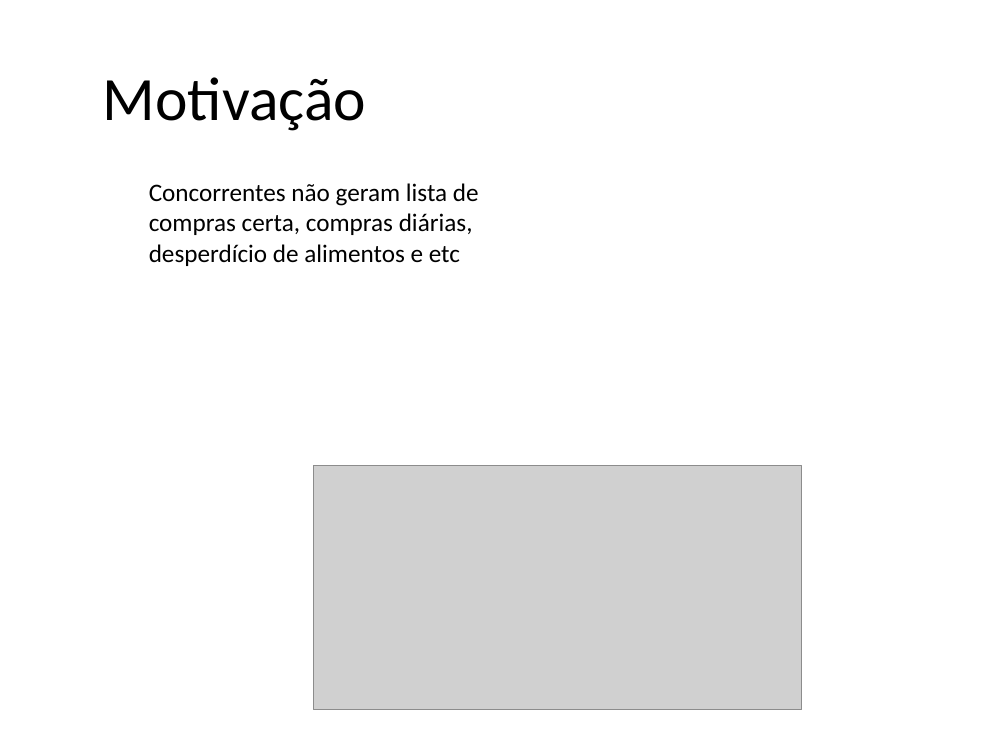
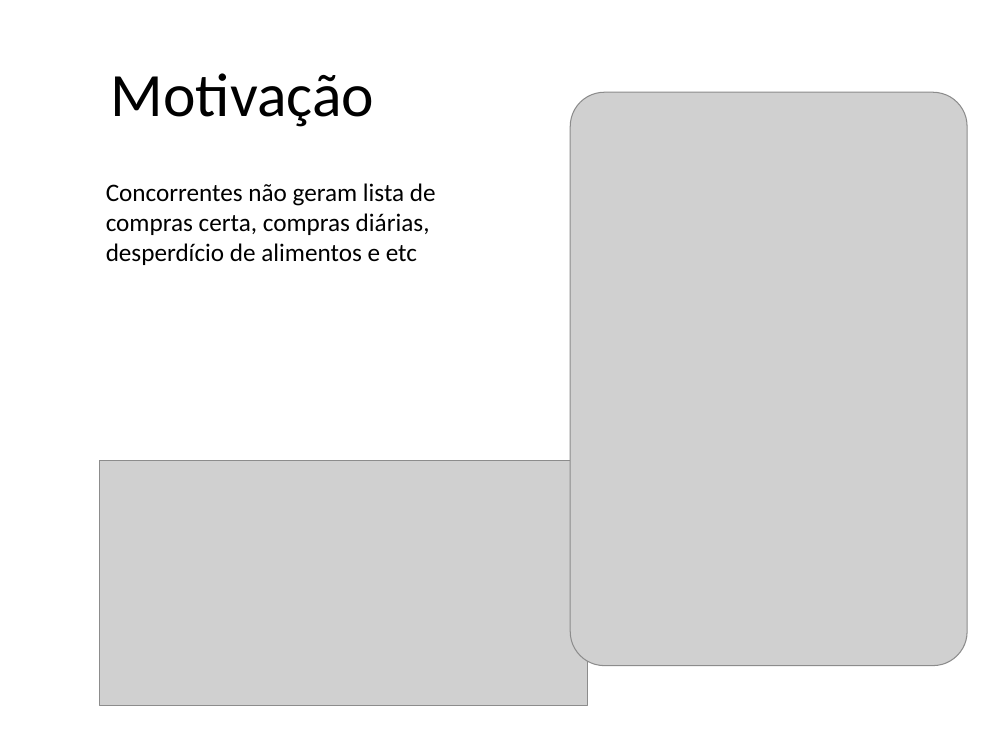
Before and after one commit to ramos1gabriel/tcc-uva, a slide deck: slide 3 of apresentacao_M1/TCC.pptx. Drawn at 1008x756 pixels with LibreOffice and Linux fonts; fonts in the diff are those of the drawing; grey boxes stand for pictures; background and template pictures are left out. Boxes give left, top, right and bottom in pixels: in the first picture for what was removed or moved away, otherwise in the second. Text is boxed around its words. In the diff, an @@ line names an element or a change of style, - is before the commit and + after.

```diff
--- a/apresentacao_M1/TCC.pptx
+++ b/apresentacao_M1/TCC.pptx
@@ title "Motivação": place and size @@
-title "Motivação" at (103, 77, 366, 131)
+title "Motivação" at (111, 73, 374, 127)
@@ picture added at (571, 93, 968, 666) @@
@@ text "Concorrentes não geram lista de ...": place and size @@
-text "Concorrentes não geram lista de ..." at (149, 183, 479, 266)
+text "Concorrentes não geram lista de ..." at (106, 183, 436, 265)
@@ picture: place and size @@
-picture at (313, 466, 801, 711)
+picture at (99, 461, 587, 706)
```
Also in this commit, not shown: 1 other slide changed, 13 other files.
